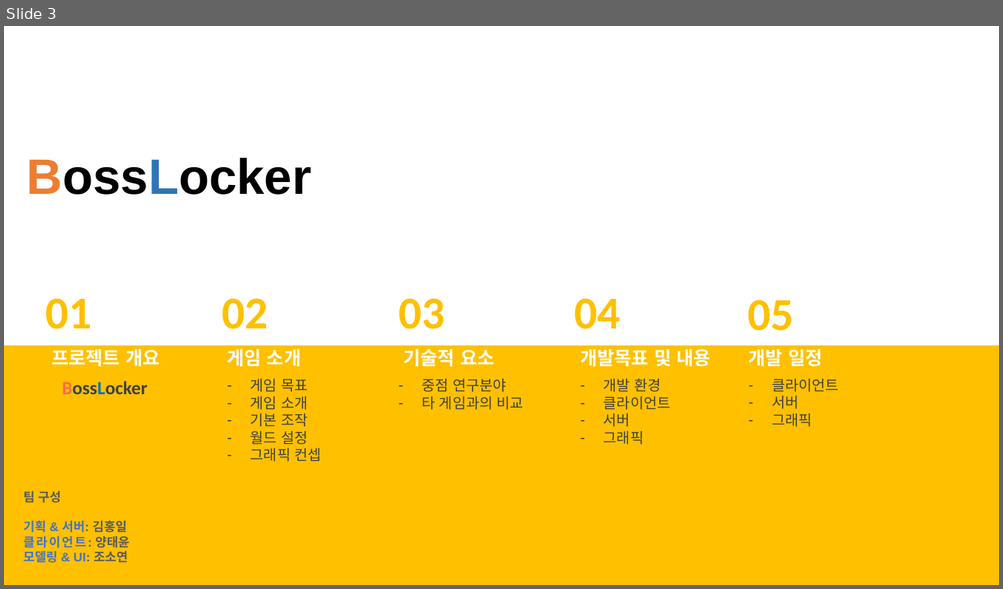
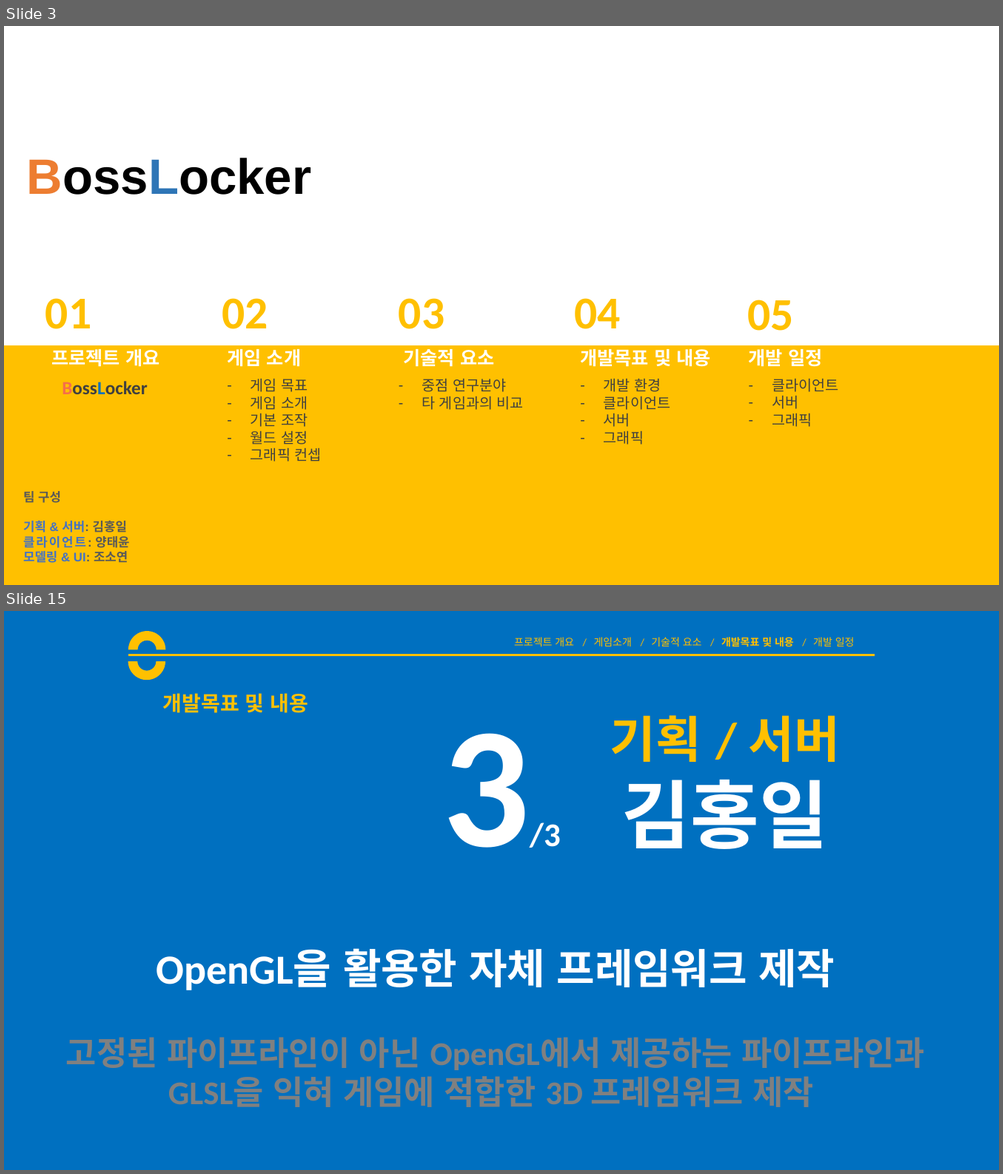
Before and after one commit to goddun/Report, a slide deck: 제안서.pptx. Shown one above the other, each under a label of ours: slide 3 before the commit, slides 3 and 15 after it; the slides between them are not shown. The pictures are 1003x589 and 1003x1174 pixels, drawn with LibreOffice and Linux fonts; fonts in the diff are those of the drawing. Boxes give left, top, right and bottom in pixels: in the first picture for what was removed or moved away, otherwise in the second. Text is boxed around its words. In the diff, an @@ line names an element or a change of style, - is before the commit and + after.

```diff
--- a/제안서.pptx
+++ b/제안서.pptx
@@ slide 15 added at (4, 611, 999, 1170), background #FFFFFF @@
@@ rectangle added at (4, 611, 999, 1170), fill #0070C0 @@
@@ arch (boxed as its full ring) added at (128, 631, 166, 669), fill #FFC000 @@
@@ arch (boxed as its full ring) added at (128, 643, 165, 681), fill #FFC000 @@
@@ line added from (128, 655) to (875, 655), #FFC000 2.25 pt @@
@@ text added at (514, 637, 854, 647), 10 pt, text #FFC000 @@
+프로젝트 개요 / 게임소개 / 기술적 요소 / 개발목표 및 내용 / 개발 일정
@@ title added at (163, 693, 308, 713), 20 pt, text #FFC000, bold @@
+개발목표 및 내용
@@ text added at (610, 715, 839, 762), 48 pt, text #FFC000, bold @@
+기획 / 서버
+김홍일
@@ text added at (442, 733, 560, 848), 32 pt, text #FFFFFF, bold @@
+3/3
@@ text added at (66, 948, 925, 1108), 32 pt, text #808080, bold @@
+OpenGL을 활용한 자체 프레임워크 제작
+고정된 파이프라인이 아닌 OpenGL에서 제공하는 파이프라인과 GLSL을 익혀 게임에 적합한 3D 프레임워크 제작
```
Also in this commit, not shown: 8 slides changed, 11 other slides added, 1 slide removed.
